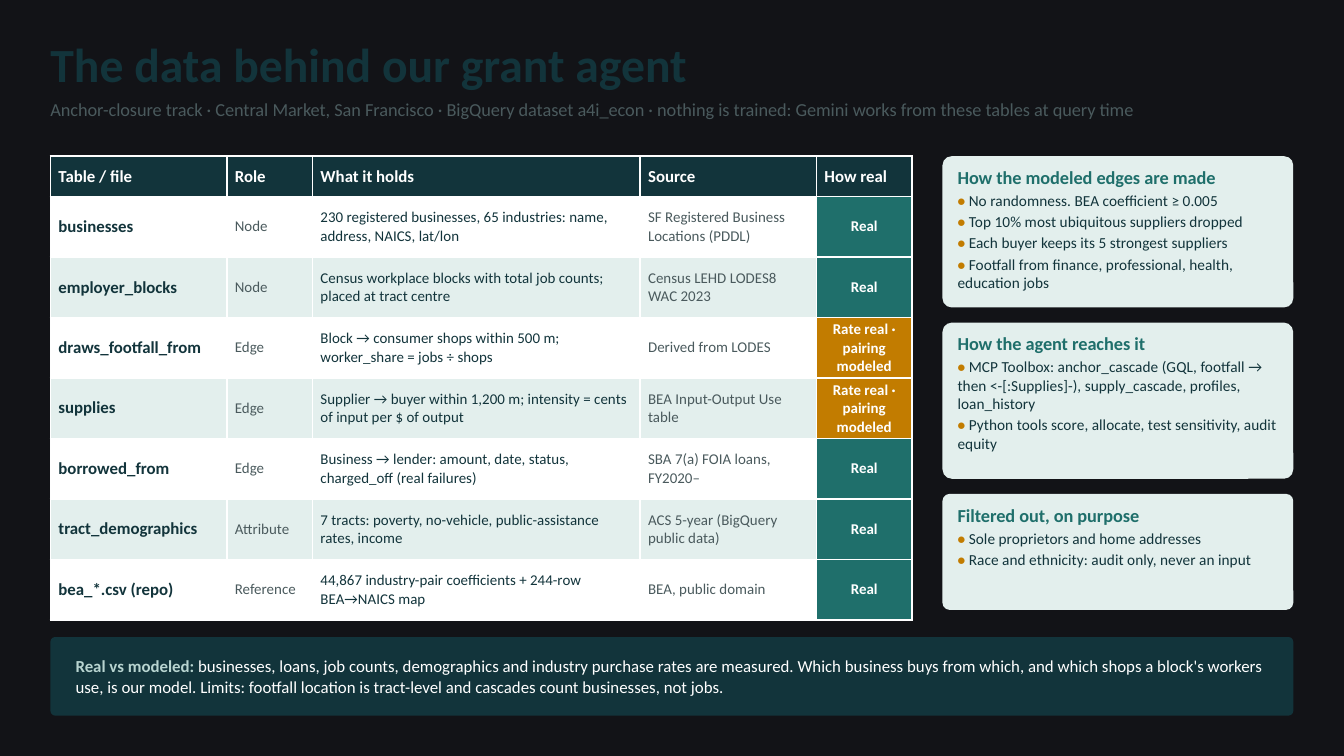
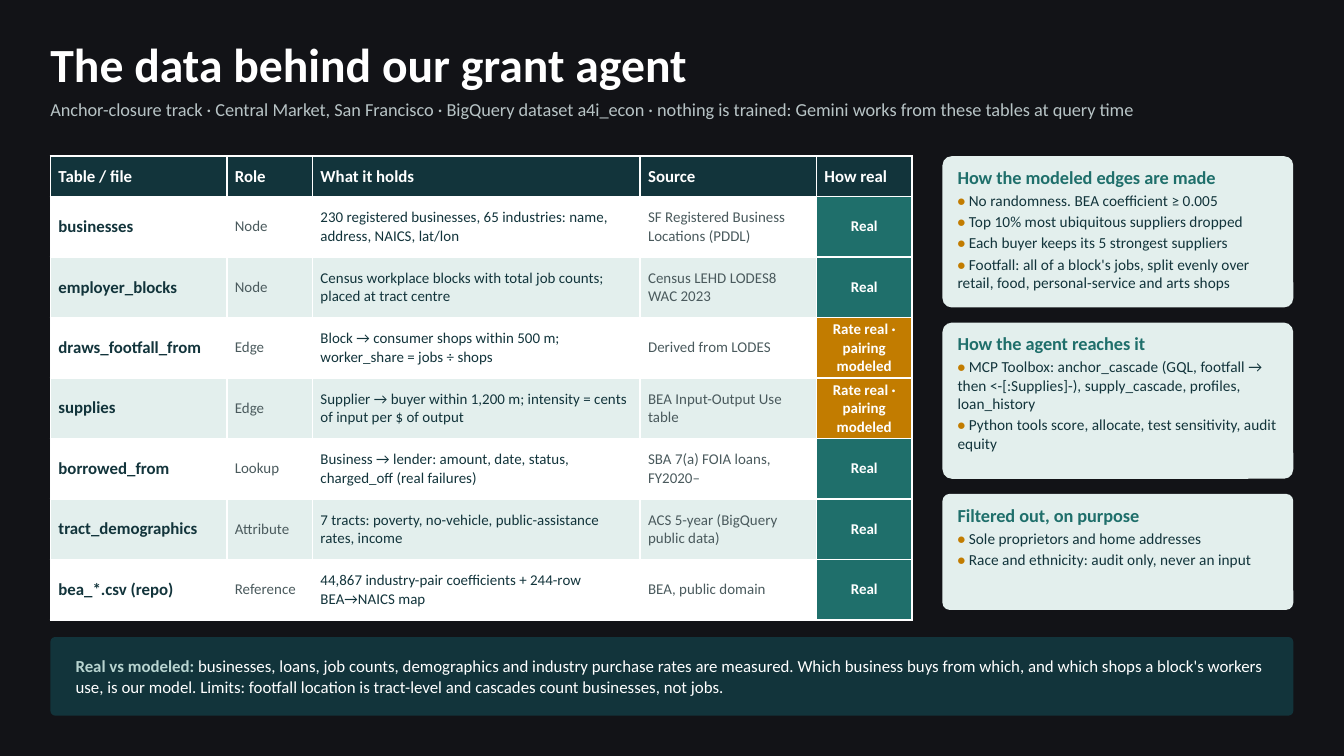
Before and after one commit to mastan30/ATL-13-MicroGrants, a slide deck: slide 5 of docs/draft_atl-13.pptx (slide 6 before the commit). Drawn at 1344x756 pixels with LibreOffice and Linux fonts; fonts in the diff are those of the drawing. Boxes give left, top, right and bottom in pixels: in the first picture for what was removed or moved away, otherwise in the second. Text is boxed around its words. In the diff, an @@ line names an element or a change of style, - is before the commit and + after.

```diff
--- a/docs/draft_atl-13.pptx
+++ b/docs/draft_atl-13.pptx
@@ text added at <box>50,48,686,90</box>, 25.5 pt, text #FFFFFF, bold @@
+The data behind our grant agent
@@ text "Anchor-closure track · Central Market, ..." at <box>50,103,1134,119</box>: text colour #4A5A5D to #B8C4C6 @@
@@ table at <box>51,156,913,620</box> @@
-row 6, column 2: Edge
+row 6, column 2: Lookup
@@ text at <box>958,259,1249,291</box>: text changed @@
-• Footfall from finance, professional, health, education jobs
+• Footfall: all of a block's jobs, split evenly over retail, food, personal-service and arts shops
```
Also in this commit, not shown: 2 other slides changed, 1 slide added, 2 slides removed.
